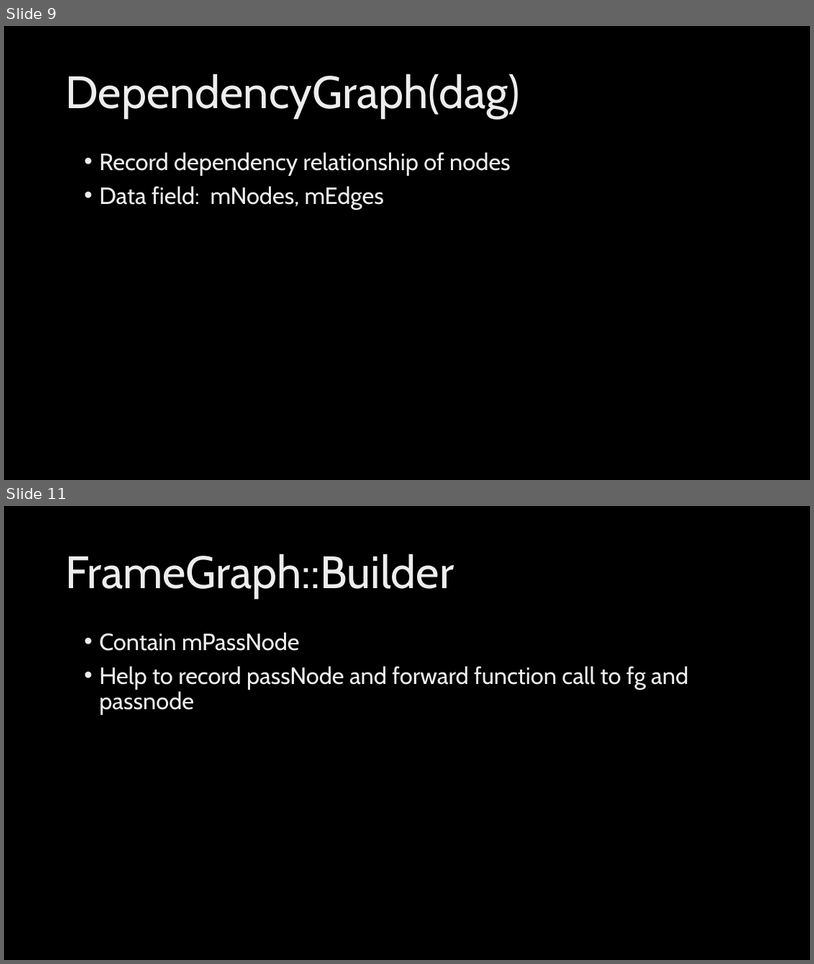
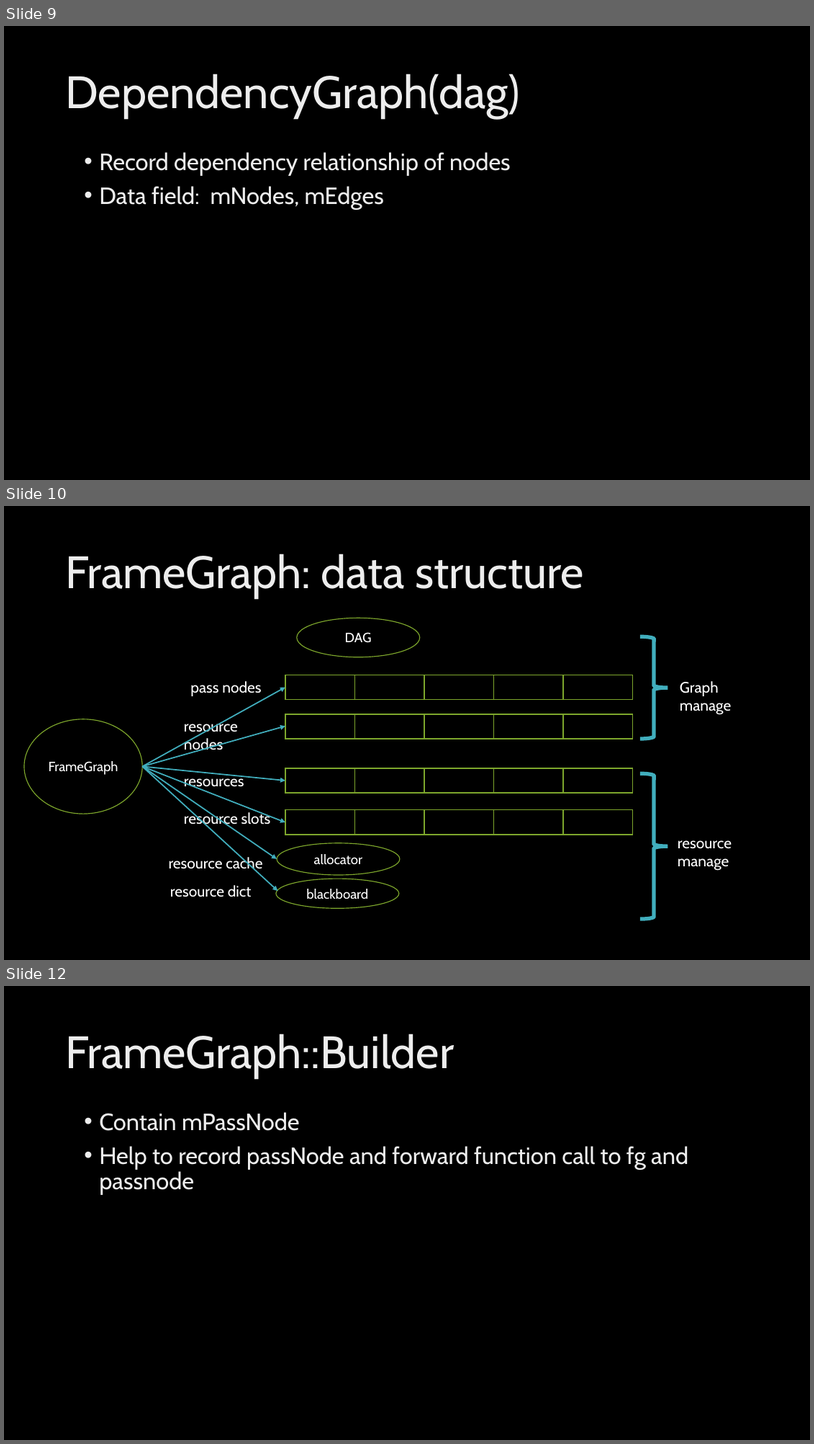
Before and after one commit to AndrewChan2022/ppt, a slide deck: Filament frame graph introduction.pptx. Shown one above the other, each under a label of ours: slides 9 and 11 before the commit, slides 9, 10 and 12 after it; the slides between them are not shown. The pictures are 814x964 and 814x1444 pixels, drawn with LibreOffice and Linux fonts; fonts in the diff are those of the drawing; background and template pictures are left out. Boxes give left, top, right and bottom in pixels: in the first picture for what was removed or moved away, otherwise in the second. Text is boxed around its words. In the diff, an @@ line names an element or a change of style, - is before the commit and + after.

```diff
--- a/Filament frame graph introduction.pptx
+++ b/Filament frame graph introduction.pptx
@@ slide 10 added at (4,506,810,960), background picture (left out) @@
@@ title added at (65,554,584,599), 54 pt, text gradient #BFBFBF to #EDEDED to #FFFFFF @@
+FrameGraph: data structure
@@ ellipse added at (297,618,419,657), outline #7DA62C 1 pt, 16 pt, text #FFFFFF @@
+DAG
@@ right brace added at (640,636,669,739), outline #41AEBD 4.5 pt @@
@@ group added at (286,674,633,700): 5 rectangles @@
@@ arrow added from (142, 766) to (286, 687), #41AEBD 1.5 pt @@
@@ text added at (190,681,261,696), 18 pt, text #FFFFFF @@
+pass nodes
@@ text added at (680,681,732,715), 18 pt, text #FFFFFF @@
+Graph manage
@@ ellipse added at (24,719,142,813), outline #7DA62C 1 pt, 16 pt, text #FFFFFF @@
+FrameGraph
@@ text added at (184,718,238,754), 18 pt, text #FFFFFF @@
+resource nodes
@@ group added at (286,714,633,739): 5 rectangles @@
@@ arrow added from (142, 766) to (286, 726), #41AEBD 1.5 pt @@
@@ arrow added from (142, 766) to (286, 780), #41AEBD 1.5 pt @@
@@ arrow added from (142, 766) to (286, 822), #41AEBD 1.5 pt @@
@@ arrow added from (142, 766) to (277, 859), #41AEBD 1.5 pt @@
@@ arrow added from (142, 766) to (278, 890), #41AEBD 1.5 pt @@
@@ text added at (184,773,244,790), 18 pt, text #FFFFFF @@
+resources
@@ group added at (286,768,633,793): 5 rectangles @@
@@ right brace added at (640,773,669,919), outline #41AEBD 4.5 pt @@
@@ text added at (184,811,271,828), 18 pt, text #FFFFFF @@
+resource slots
@@ group added at (286,810,633,834): 5 rectangles @@
@@ ellipse added at (277,843,399,875), outline #7DA62C 1 pt, 16 pt, text #FFFFFF @@
+allocator
@@ text added at (678,840,732,870), 18 pt, text #FFFFFF @@
+resource manage
@@ text added at (169,855,262,872), 18 pt, text #FFFFFF @@
+resource cache
@@ text added at (170,885,252,897), 18 pt, text #FFFFFF @@
+resource dict
@@ ellipse added at (276,879,399,908), outline #7DA62C 1 pt, 16 pt, text #FFFFFF @@
+blackboard
@@ what was slide 11 is now slide 12 @@
```
Also in this commit, not shown: 4 slides changed, 1 other slide added.
